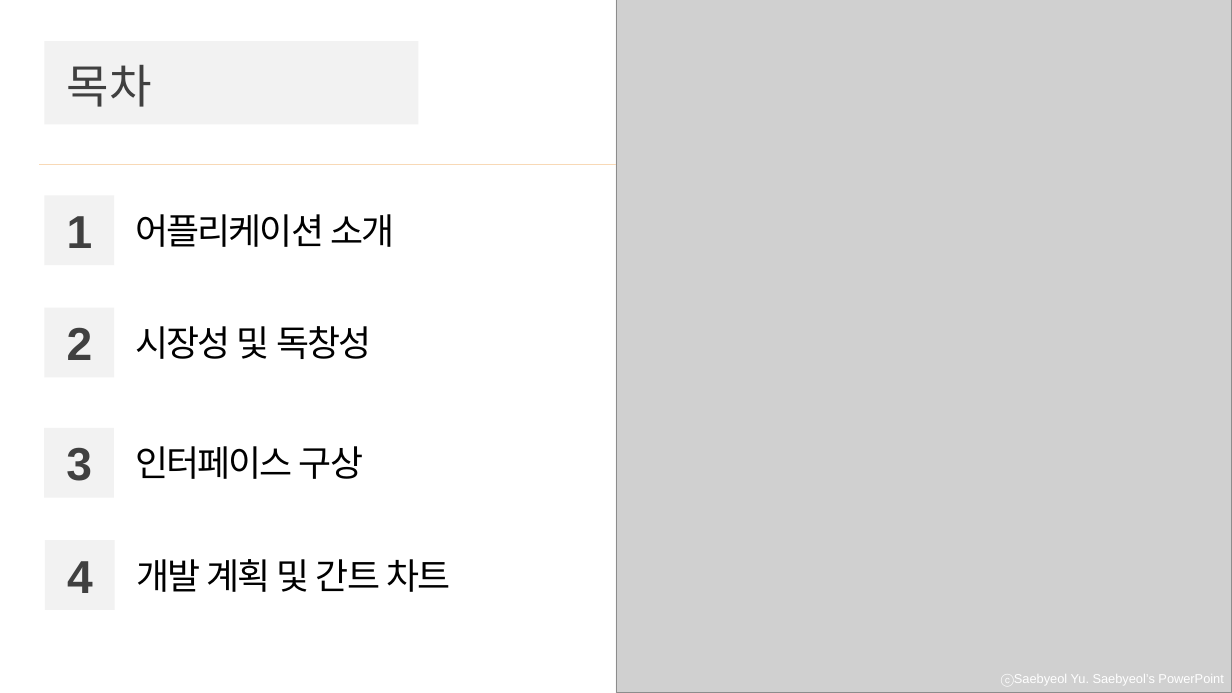
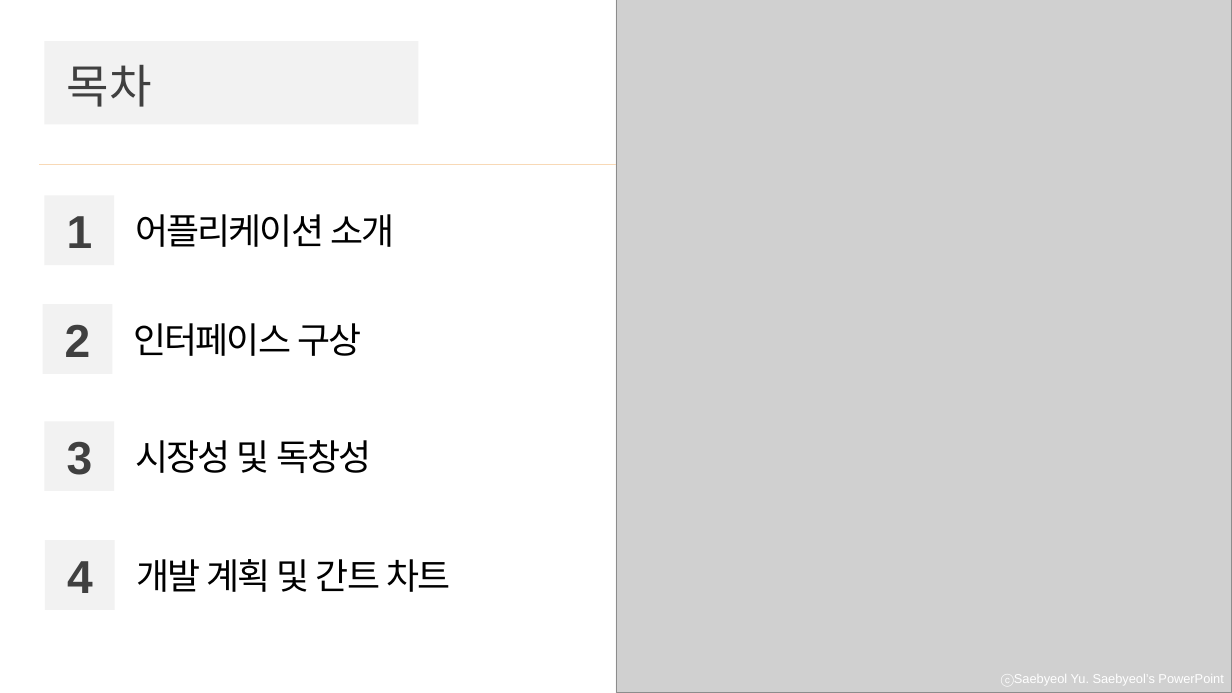
Before and after one commit to swrho901/KNU_applicationProgrammingTwo, a slide deck: slide 2 of 9월15일_제안서/응프2_제안서최종_노신우_우창희.pptx. Drawn at 1232x693 pixels with LibreOffice and Linux fonts; fonts in the diff are those of the drawing; grey boxes stand for pictures. Boxes give left, top, right and bottom in pixels: in the first picture for what was removed or moved away, otherwise in the second. Text is boxed around its words. In the diff, an @@ line names an element or a change of style, - is before the commit and + after.

```diff
--- a/9월15일_제안서/응프2_제안서최종_노신우_우창희.pptx
+++ b/9월15일_제안서/응프2_제안서최종_노신우_우창희.pptx
@@ rectangle: place and size @@
-rectangle at (44, 428, 114, 497)
+rectangle at (43, 304, 112, 373)
@@ text "인터페이스 구상": place and size @@
-text "인터페이스 구상" at (135, 446, 363, 479)
+text "인터페이스 구상" at (134, 323, 361, 356)
@@ rectangle: place and size @@
-rectangle at (44, 308, 114, 377)
+rectangle at (44, 421, 114, 491)
@@ text "3": place and size @@
-text "3" at (66, 447, 92, 481)
+text "3" at (67, 441, 93, 475)
@@ text "시장성 및 독창성": place and size @@
-text "시장성 및 독창성" at (136, 326, 371, 359)
+text "시장성 및 독창성" at (136, 440, 371, 473)
```
Also in this commit, not shown: 3 other slides changed.
